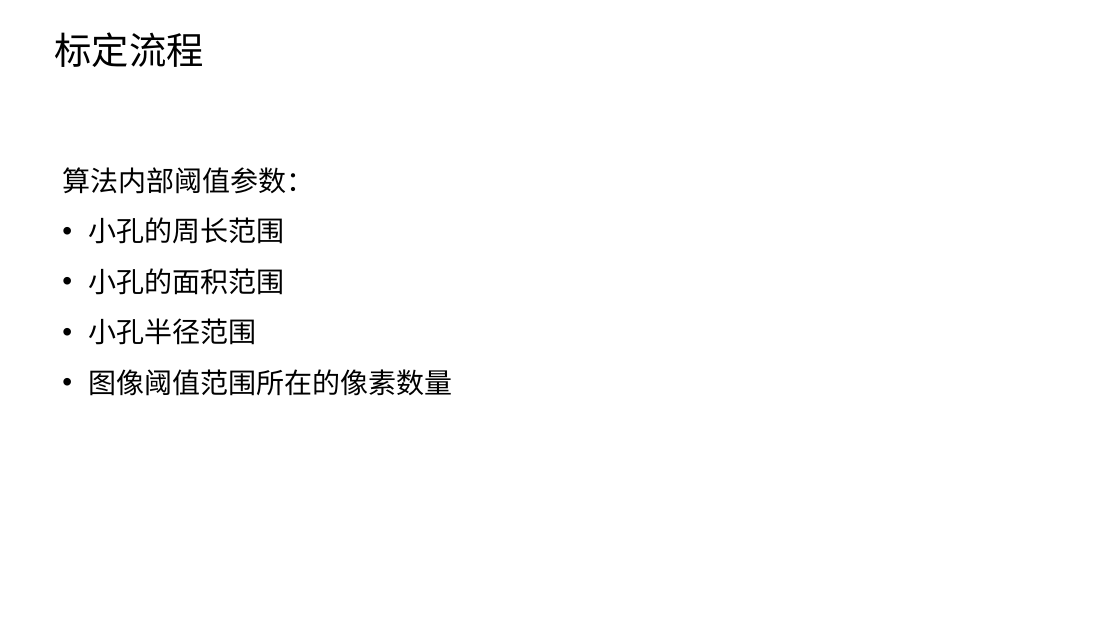
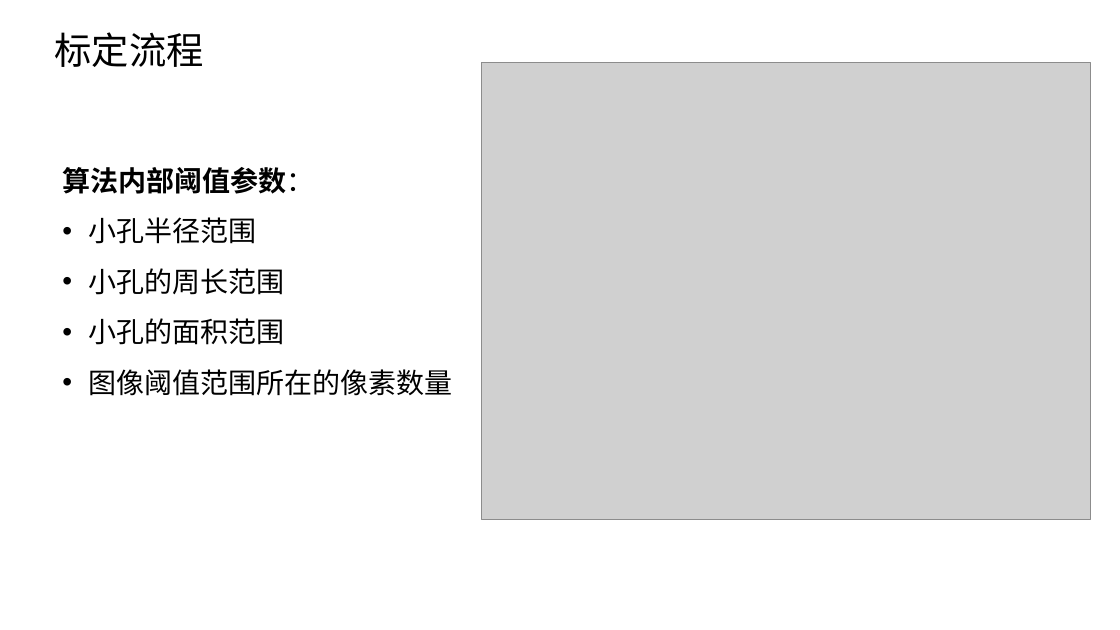
Before and after one commit to SjjAugust/IndentationDetection, a slide deck: slide 6 of 计算小孔直径整体汇报.pptx. Drawn at 1120x630 pixels with LibreOffice and Linux fonts; fonts in the diff are those of the drawing; grey boxes stand for pictures. Boxes give left, top, right and bottom in pixels: in the first picture for what was removed or moved away, otherwise in the second. Text is boxed around its words. In the diff, an @@ line names an element or a change of style, - is before the commit and + after.

```diff
--- a/计算小孔直径整体汇报.pptx
+++ b/计算小孔直径整体汇报.pptx
@@ picture added at (481, 62, 1091, 519) @@
@@ text at (62, 167, 314, 194): bold on in "算法内部阈值参数：" @@
@@ text at (89, 217, 257, 244): paragraph added @@
+• 小孔半径范围
@@ text at (89, 318, 257, 345): paragraph removed @@
-• 小孔半径范围
```
Also in this commit, not shown: 3 other slides changed, 1 slide added, 1 slide removed, 15 other files.
